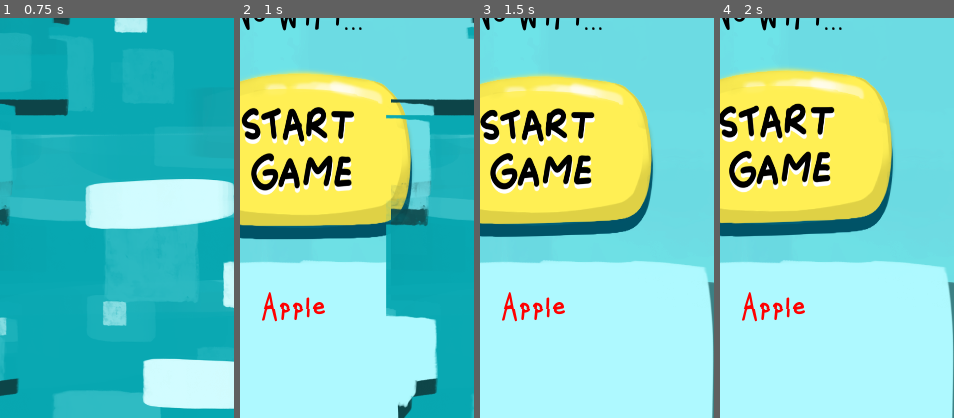
Above: before the commit, frames 1-4 (left to right).
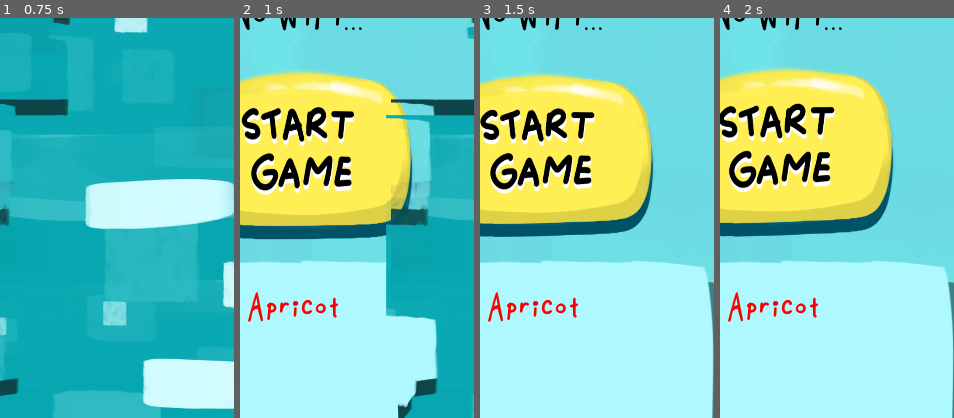
Above: after the commit, the same moments.

Repository: brennanho/Trio
Game: Godot game, scene res://Main.tscn
The game is run twice, just before and just after one commit, with the same random seed, the same clock (stepped at 60 frames per second) and the same inputs.
Inputs (mouse positions are % of the whole screen's width and height, from its top left):
- Up to frame 1 (0.75 s): click (48, 51) at 0.5 s
- Up to frame 2 (1 s): no input
- Up to frame 3 (1.5 s): click (50, 30) at 1.25 s
- Up to frame 4 (2 s): no input
The pictures show only the part of the screen within x 37-87%, y 13-63%; the shares and areas given below are measured in that part.

Frame 1 is identical in both runs. In frame 2, 1.0% of the frame differs, in the area x 3-42%, y 68-76%; in frame 3, 1.0%; in frame 4, 1.0%.
Error in both runs: Invalid get index '-1' (on base: 'Array'). (res://scripts/global.gd:143)

Commit message:
testing...

Diff:
--- a/Main.tscn
+++ b/Main.tscn
@@ -108,7 +108,7 @@
 position = Vector2( 503.56, 662.227 )
 scale = Vector2( 0.143161, 0.197384 )
 frames = SubResource( 2 )
-frame = 2
+frame = 4
 playing = true
 
 [node name="Highscore" type="Label" parent="."]
--- a/scripts/Scores.gd
+++ b/scripts/Scores.gd
@@ -10,7 +10,7 @@
 		var font = DynamicFont.new()
 		font.size = FONT_SIZE
 		font.font_data = load("res://fonts/Robi-Regular.ttf")
-		player.text =  str(global.ip_to_name(global.peer.get_peer_address(player_id))) + " : " + str(global.players_score[player_id])
+		player.text =  str(global.fruits[player_id%global.fruits.size()]) + " : " + str(global.players_score[player_id])
 		player.align = player.ALIGN_RIGHT
 		player.add_font_override("font", font)
 		player.add_color_override("font_color", BLACK)
--- a/scripts/lobby.gd
+++ b/scripts/lobby.gd
@@ -25,7 +25,7 @@
 func add_player_to_screen(player_id):
 	global.players_score[player_id] = 0 # score
 	var player = Label.new()
-	player.text =  str(global.ip_to_name(global.peer.get_peer_address(player_id)))
+	player.text = str(global.fruits[player_id%global.fruits.size()])
 	var font = DynamicFont.new()
 	font.size = FONT_SIZE
 	font.font_data = load("res://fonts/Robi-Regular.ttf")
--- a/scripts/network.gd
+++ b/scripts/network.gd
@@ -59,7 +59,8 @@
 	return 0
 
 func init_server():
-	global.peer = NetworkedMultiplayerENet.new()
+	if global.peer == null:
+		global.peer = NetworkedMultiplayerENet.new()
 	global.server_ip = global.get_host_ip()
 	global.peer.create_server(port, MAX_CLIENTS)
 	global.my_name = 1
@@ -71,7 +72,8 @@
 
 
 func init_client(ip):
-	global.peer = NetworkedMultiplayerENet.new()
+	if global.peer == null:
+		global.peer = NetworkedMultiplayerENet.new()
 	global.peer.create_client(ip, port)
 	global.peer.set_always_ordered(true)
 	global.peer.transfer_mode = global.peer.TRANSFER_MODE_RELIABLE
--- a/scripts/rooms.gd
+++ b/scripts/rooms.gd
@@ -18,7 +18,8 @@
 
 func find_servers():
 	var updated_servers = {}
-	global.udp_sock = PacketPeerUDP.new()
+	if global.udp_sock == null:
+		global.udp_sock = PacketPeerUDP.new()
 	global.udp_sock.listen(udp_client_port)
 	global.discovery_on = true
 	if global.discovery_on:
Not shown, changed: export_presets.cfg
Not shown, changed: Trio.apk
